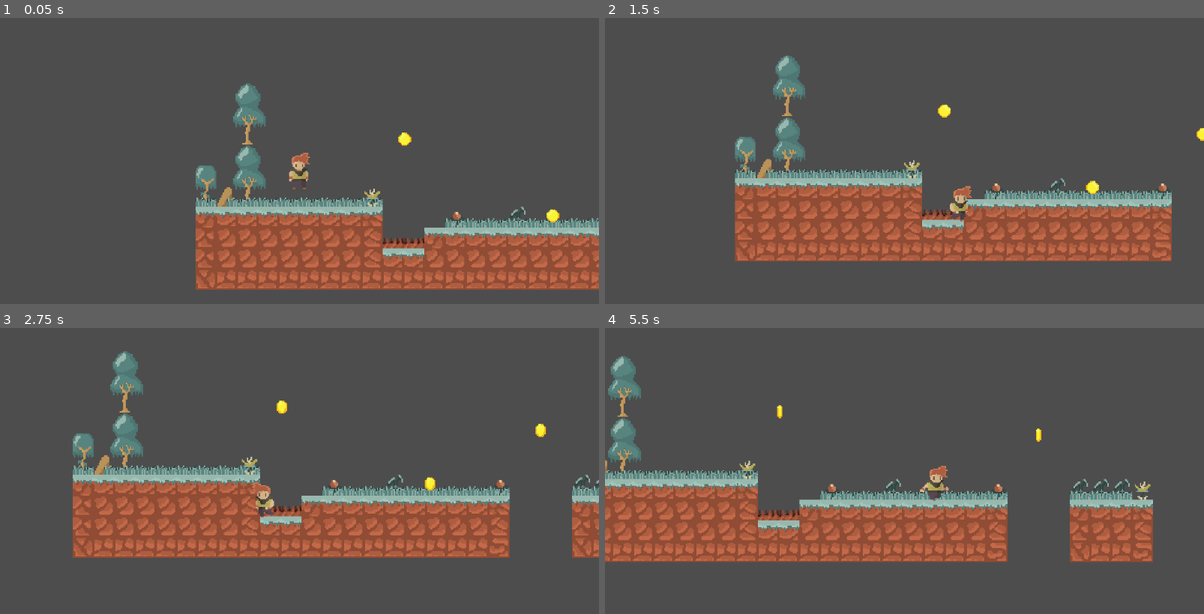
Above: before the commit, frames 1-4 (two rows, left to right).
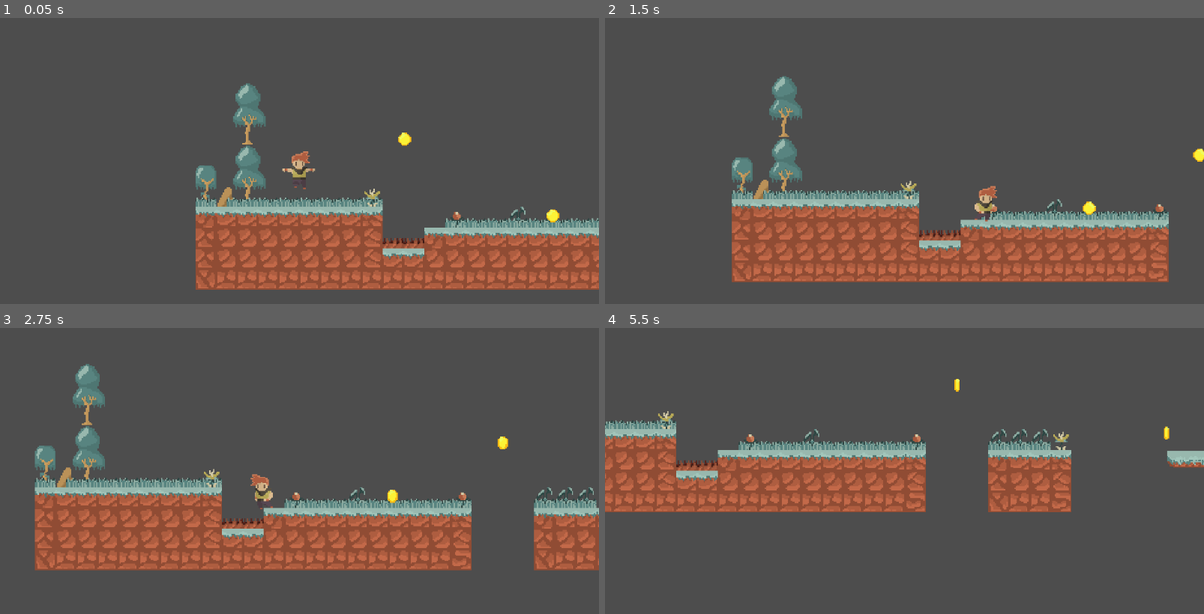
Above: after the commit, the same moments.

Repository: OtnielDH/PlatformerProject
Game: Godot game, scene res://scene/main.tscn
The game is run twice, just before and just after one commit, with the same random seed, the same clock (stepped at 60 frames per second) and the same inputs.
Inputs:
- Up to frame 1 (0.05 s): no input
- Up to frame 2 (1.5 s): hold Right (ui_right) from 0.53 s (still down); tap Up (ui_up) at 0.77 s
- Up to frame 3 (2.75 s): tap Up (ui_up) at 1.52 s; release Right (ui_right) at 2.03 s; hold Left (ui_left) from 2.03 s (still down)
- Up to frame 4 (5.5 s): release Left (ui_left) at 2.78 s; hold Right (ui_right) 2.78-4.28 s; tap Up (ui_up) at 3.02, 3.77, 4.52 s; hold Left (ui_left) 4.28-5.03 s; hold Right (ui_right) from 5.03 s (still down)

The runs differ from the first frame. In frame 1, 0.2% of the frame differs, in the area x 47-53%, y 46-60%; in frame 2, 21%; in frame 3, 25%; in frame 4, 33%, in the area x 0-100%, y 9-82%.

Commit message:
feat: jump & fall animation
jump & fall animation: add code to change sprite depend on velocity y (negative for jump, positive for fall)

Diff:
--- a/scene/Player.tscn
+++ b/scene/Player.tscn
@@ -1,8 +1,17 @@
-[gd_scene load_steps=16 format=3 uid="uid://fgqfyeu1ixeh"]
+[gd_scene load_steps=20 format=3 uid="uid://fgqfyeu1ixeh"]
 
 [ext_resource type="Script" path="res://scene/player.gd" id="1_g2hel"]
 [ext_resource type="Texture2D" uid="uid://8aynupi54ga5" path="res://assets/player/PlayerFix_Idle-Sheet.png" id="2_h4tso"]
+[ext_resource type="Texture2D" uid="uid://c4xfkgekf4fni" path="res://assets/player/PlayerFix_Jump-Sheet.png" id="2_hjlhe"]
 [ext_resource type="Texture2D" uid="uid://bjpmrte56oye8" path="res://assets/player/PlayerFix_Run-Sheet.png" id="3_hni8d"]
+
+[sub_resource type="AtlasTexture" id="AtlasTexture_bt3wj"]
+atlas = ExtResource("2_hjlhe")
+region = Rect2(60, 0, 30, 30)
+
+[sub_resource type="AtlasTexture" id="AtlasTexture_ygbnt"]
+atlas = ExtResource("2_hjlhe")
+region = Rect2(90, 0, 30, 30)
 
 [sub_resource type="AtlasTexture" id="AtlasTexture_ui415"]
 atlas = ExtResource("2_h4tso")
@@ -19,6 +28,10 @@
 [sub_resource type="AtlasTexture" id="AtlasTexture_exxk2"]
 atlas = ExtResource("2_h4tso")
 region = Rect2(90, 0, 30, 30)
+
+[sub_resource type="AtlasTexture" id="AtlasTexture_6707j"]
+atlas = ExtResource("2_hjlhe")
+region = Rect2(30, 0, 30, 30)
 
 [sub_resource type="AtlasTexture" id="AtlasTexture_ihem0"]
 atlas = ExtResource("3_hni8d")
@@ -48,6 +61,17 @@
 animations = [{
 "frames": [{
 "duration": 1.0,
+"texture": SubResource("AtlasTexture_bt3wj")
+}, {
+"duration": 1.0,
+"texture": SubResource("AtlasTexture_ygbnt")
+}],
+"loop": false,
+"name": &"fall",
+"speed": 4.0
+}, {
+"frames": [{
+"duration": 1.0,
 "texture": SubResource("AtlasTexture_ui415")
 }, {
 "duration": 1.0,
@@ -62,6 +86,14 @@
 "loop": true,
 "name": &"idle",
 "speed": 10.0
+}, {
+"frames": [{
+"duration": 1.0,
+"texture": SubResource("AtlasTexture_6707j")
+}],
+"loop": true,
+"name": &"jump",
+"speed": 5.0
 }, {
 "frames": [{
 "duration": 1.0,
@@ -98,9 +130,10 @@
 z_index = 5
 position = Vector2(0, -15)
 sprite_frames = SubResource("SpriteFrames_5tm1q")
-animation = &"running"
+animation = &"fall"
 autoplay = "idle"
-frame_progress = 0.34343
+frame = 1
+frame_progress = 1.0
 
 [node name="CollisionShape2D" type="CollisionShape2D" parent="."]
 position = Vector2(0, -13.5)
--- a/scene/player.gd
+++ b/scene/player.gd
@@ -4,7 +4,7 @@
 #define the speed & jump velocity
 #modify this if want to change movement feel
 const SPEED = 120.0
-const JUMP_VELOCITY = -300.0
+const JUMP_VELOCITY = -500.0
 const GRAVITY = 1000
 const FALL_GRAVITY = 1350
 
@@ -37,7 +37,6 @@
 	# check the player is not in floor, and effect player w/ gravity
 	# if it on the floor & player dont have status of cayote time it not effected
 	if not is_on_floor() && (can_cayote_time == false):
-		print("not floor " + str(velocity.y))
 		velocity.y += process_gravity(velocity) * delta
 
 
@@ -67,11 +66,16 @@
 
 	# if direction is 0 / player not moving play idle animation
 	# if direction is not zero / player moving play running animation
-	# TODO add jumping animation
-	if direction != 0:
+	# jumping and fall animation depend on the velocity
+	if direction != 0 && velocity.y == 0:
 		animated_sprite_2d.play("running")
 	else:
 		animated_sprite_2d.play("idle")
+	if velocity.y < 0:
+		animated_sprite_2d.play("jump")
+	if velocity.y > 0:
+		animated_sprite_2d.play("fall")
+		print("current velocity = " +  str(velocity.y))
 
 	#Input pushed to right/left, character will start move
 	if direction:
Binary file added: assets/player/PlayerFix_Jump-Sheet-export.png
Not shown, added: assets/player/PlayerFix_Jump-Sheet-export.png.import
Binary file added: assets/player/PlayerFix_Jump-Sheet.png
Not shown, added: assets/player/PlayerFix_Jump-Sheet.png.import
